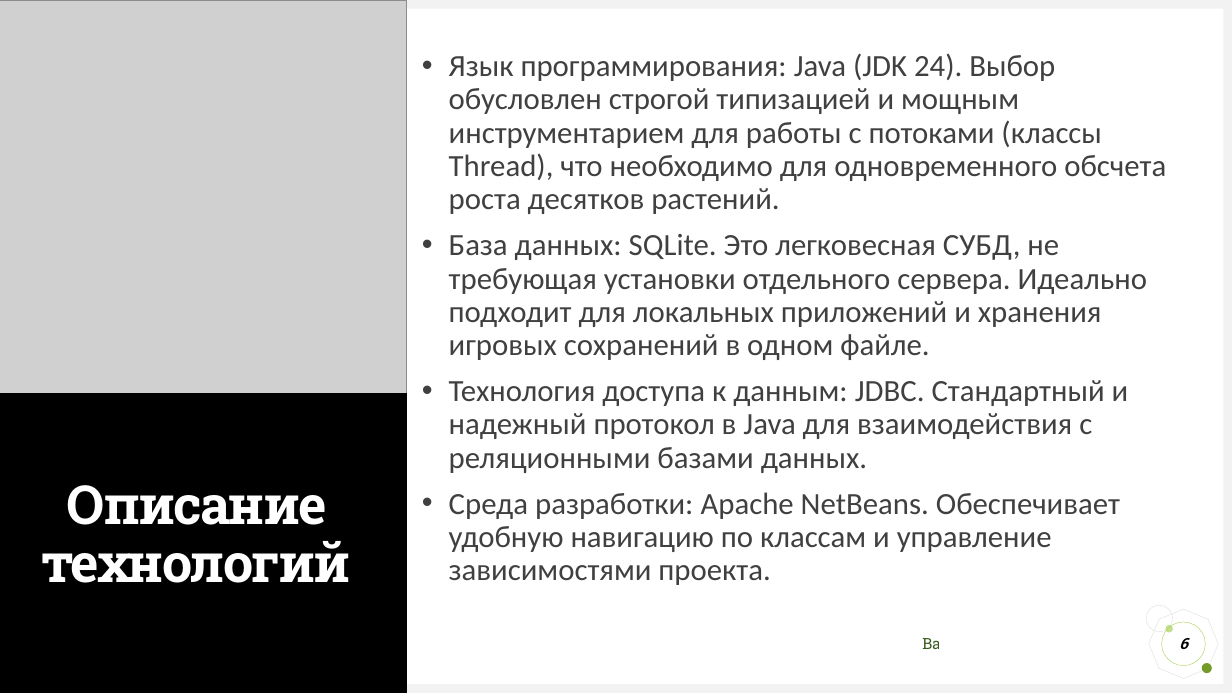
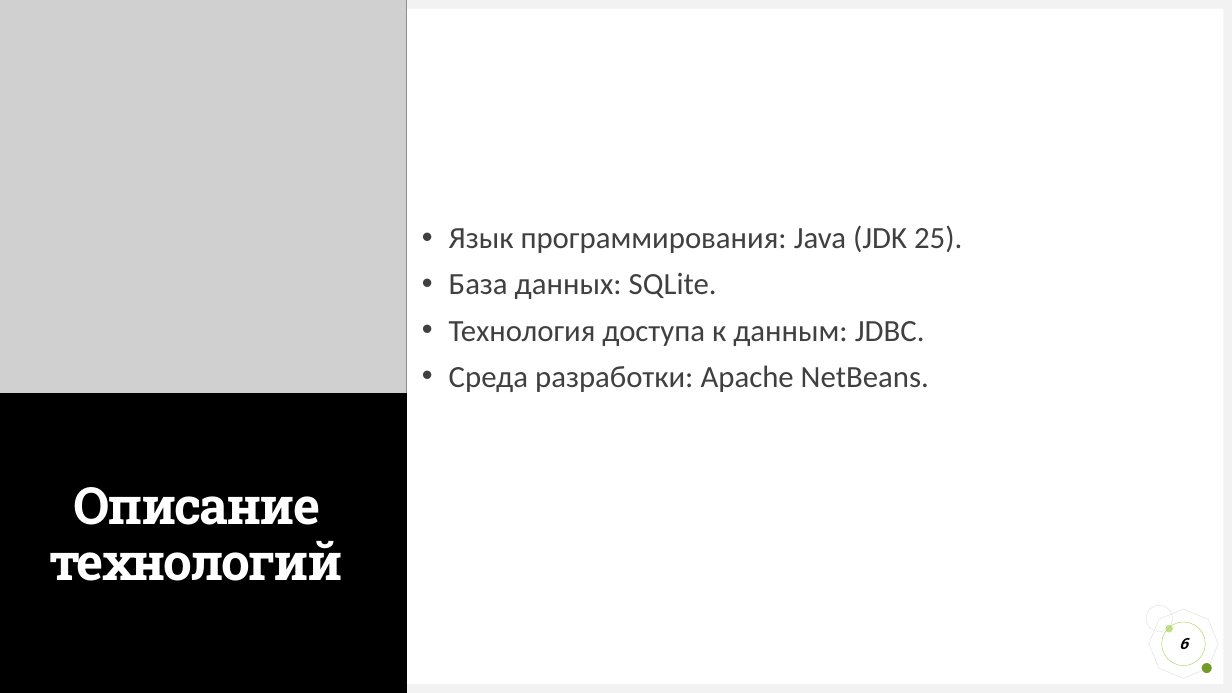
Before and after one commit to TenebressA1/GreenhouseSimulator, a slide deck: slide 6 of Презентация_Greenhouse.pptx. Drawn at 1232x693 pixels with LibreOffice and Linux fonts; fonts in the diff are those of the drawing; grey boxes stand for pictures. Boxes give left, top, right and bottom in pixels: in the first picture for what was removed or moved away, otherwise in the second. Text is boxed around its words. In the diff, an @@ line names an element or a change of style, - is before the commit and + after.

```diff
--- a/Презентация_Greenhouse.pptx
+++ b/Презентация_Greenhouse.pptx
@@ text removed at box(449, 53, 1166, 585) @@
-• Язык программирования: Java (JDK 24). Выбор обусловлен строгой типизацией и мощным инструментарием для работы с потоками (классы Thread), что необходимо для одновременного обсчета роста десятков растений.
-• База данных: SQLite. Это легковесная СУБД, не требующая установки отдельного сервера. Идеально подходит для локальных приложений и хранения игровых сохранений в одном файле.
-• Технология доступа к данным: JDBC. Стандартный и надежный протокол в Java для взаимодействия с реляционными базами данных.
-• Среда разработки: Apache NetBeans. Обеспечивает удобную навигацию по классам и управление зависимостями проекта.
@@ text added at box(449, 225, 962, 392), 24 pt, text #404040 @@
+• Язык программирования: Java (JDK 25).
+• База данных: SQLite.
+• Технология доступа к данным: JDBC.
+• Среда разработки: Apache NetBeans.
@@ title "Описание технологий" at box(0, 393, 407, 692): size 42 to 40 pt @@
@@ rectangle: place and size @@
-rectangle at box(939, 622, 1141, 665)
+rectangle at box(909, 622, 1141, 665)
@@ octagon at box(1142, 602, 1225, 685): proportions changed @@
@@ text removed at box(922, 638, 955, 649) @@
-Ваш логотип или название
```
Also in this commit, not shown: 12 other slides changed, 4 slides added, 11 slides removed, 1 other file.
